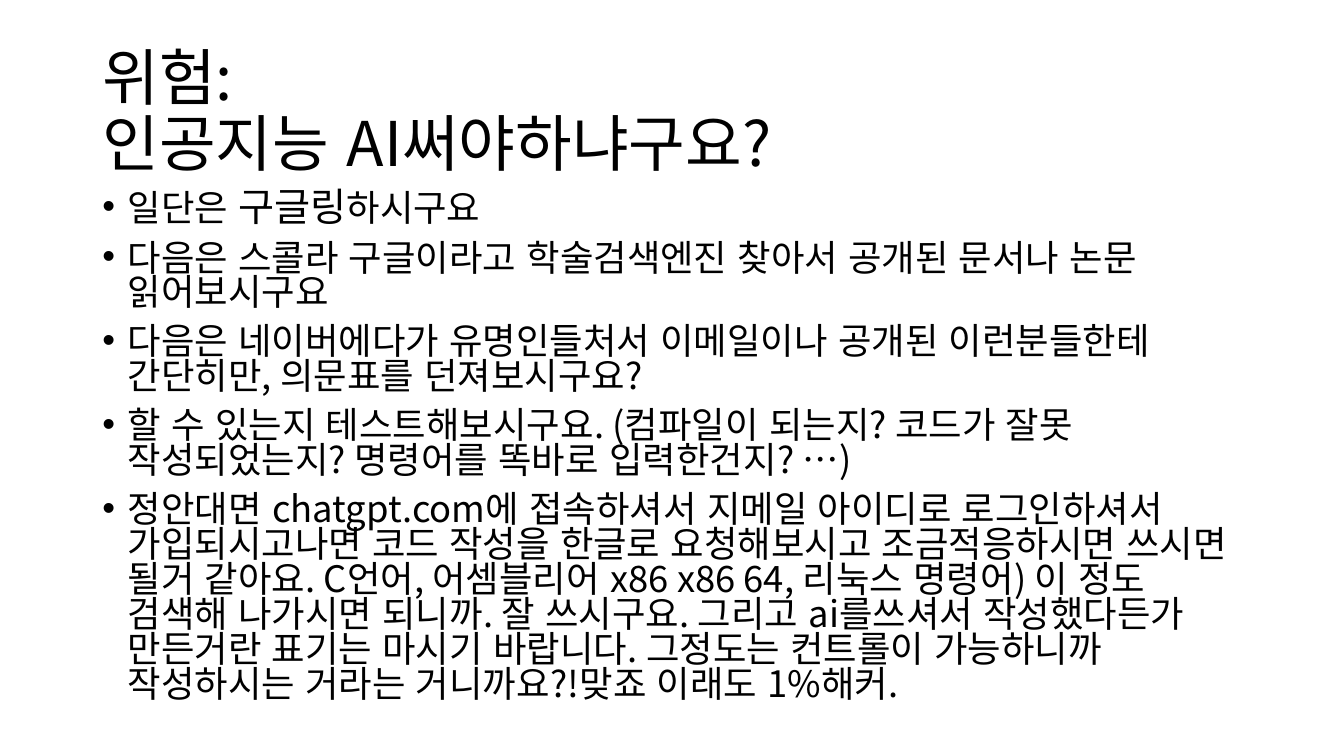
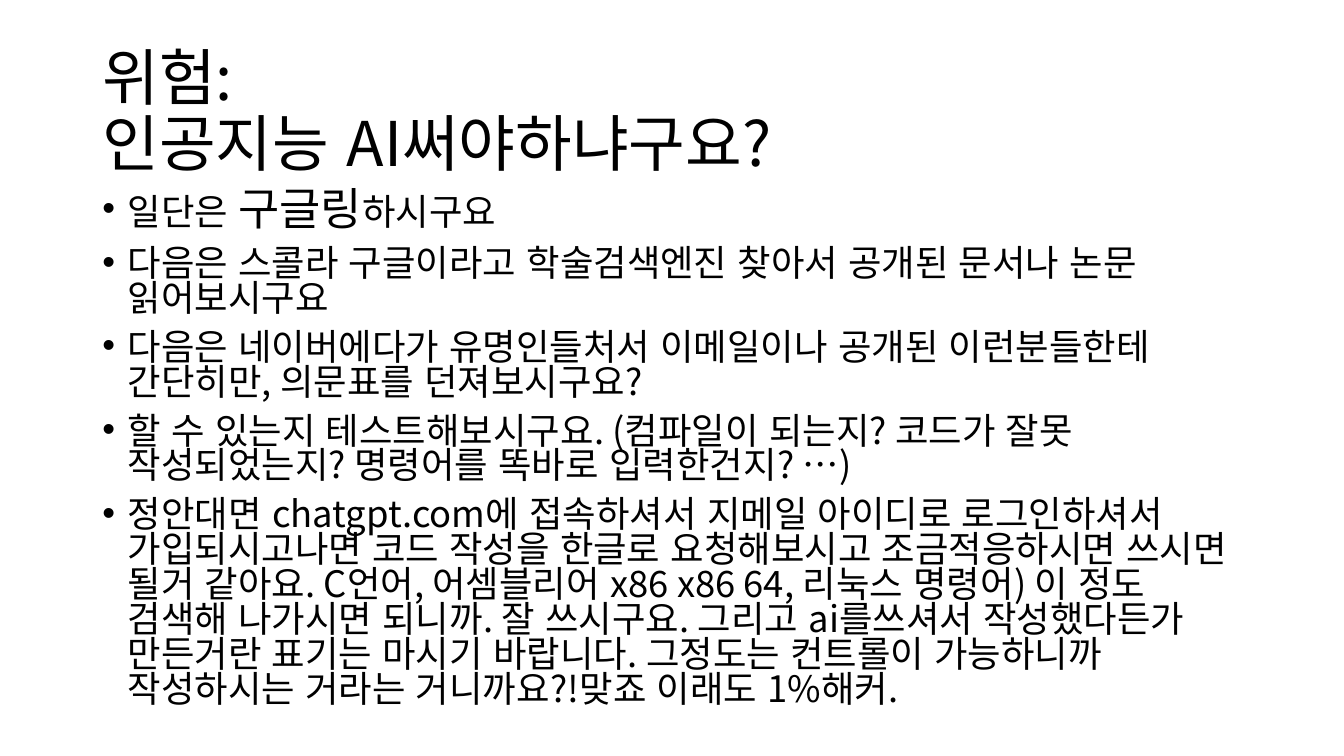
Before and after one commit to tkopppop/CveSs, a slide deck: slide 9 of 바이너리디핑론과부가적해킹기법들소개.pptx. Drawn at 1344x756 pixels with LibreOffice and Linux fonts; fonts in the diff are those of the drawing. Boxes give left, top, right and bottom in pixels: in the first picture for what was removed or moved away, otherwise in the second. Text is boxed around its words. In the diff, an @@ line names an element or a change of style, - is before the commit and + after.

```diff
--- a/바이너리디핑론과부가적해킹기법들소개.pptx
+++ b/바이너리디핑론과부가적해킹기법들소개.pptx
@@ text at (128,188,496,229): size 28 to 32 pt in "구글링하시구요" @@
```
